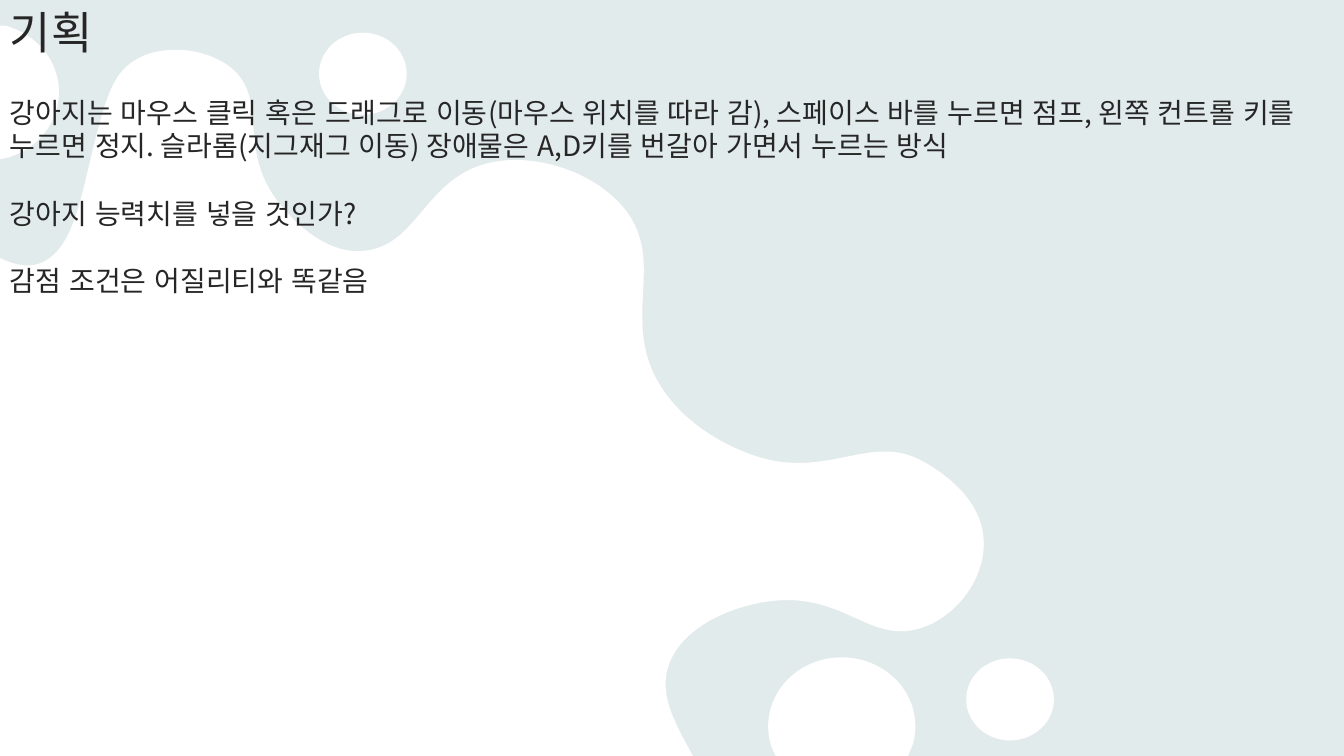
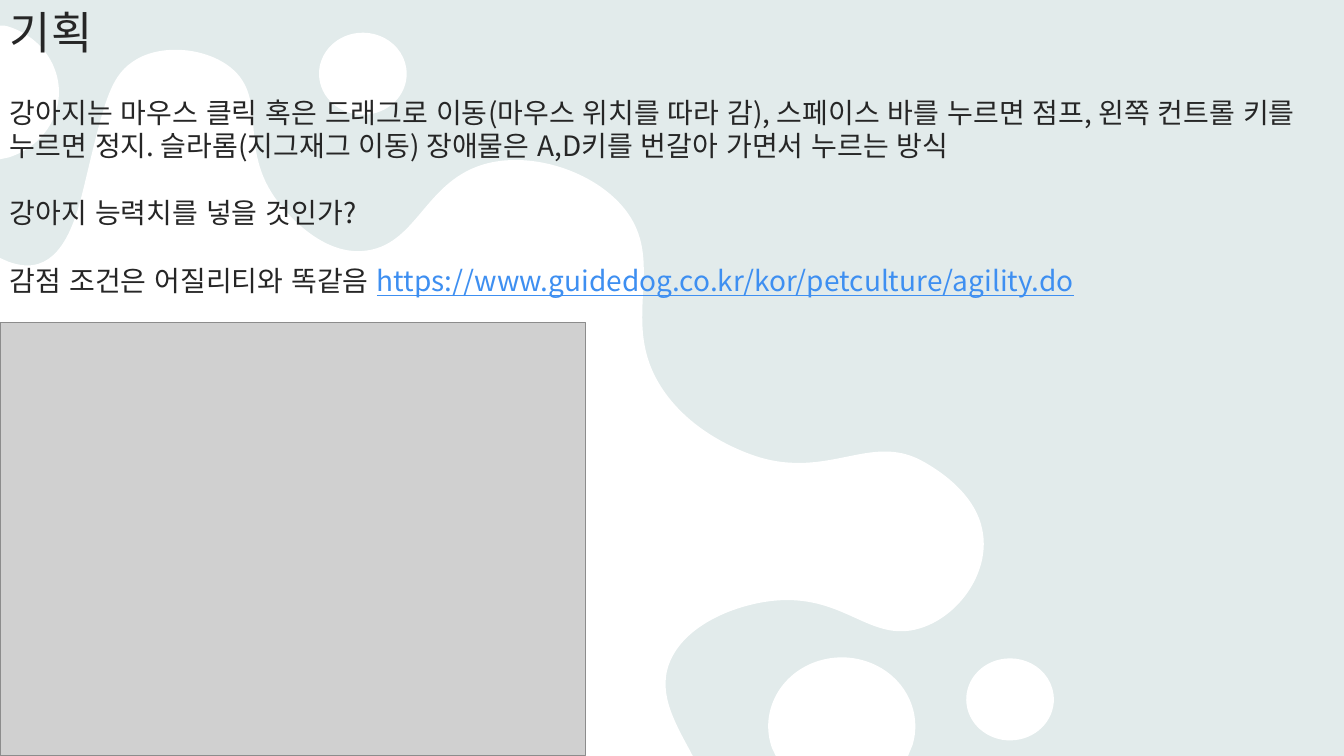
Before and after one commit to D4LGONA/2DGP_Project, a slide deck: slide 7 of 1차 프로젝트 발표.pptx. Drawn at 1344x756 pixels with LibreOffice and Linux fonts; fonts in the diff are those of the drawing; grey boxes stand for pictures. Boxes give left, top, right and bottom in pixels: in the first picture for what was removed or moved away, otherwise in the second. Text is boxed around its words. In the diff, an @@ line names an element or a change of style, - is before the commit and + after.

```diff
--- a/1차 프로젝트 발표.pptx
+++ b/1차 프로젝트 발표.pptx
@@ text at <box>10,268,1074,298</box>: text changed; text colour #262626 to #3E8FF1 @@
-감점 조건은 어질리티와 똑같음
+감점 조건은 어질리티와 똑같음 https://www.guidedog.co.kr/kor/petculture/agility.do
@@ picture added at <box>0,322,586,756</box> @@
```
Also in this commit, not shown: 6 other slides changed.
